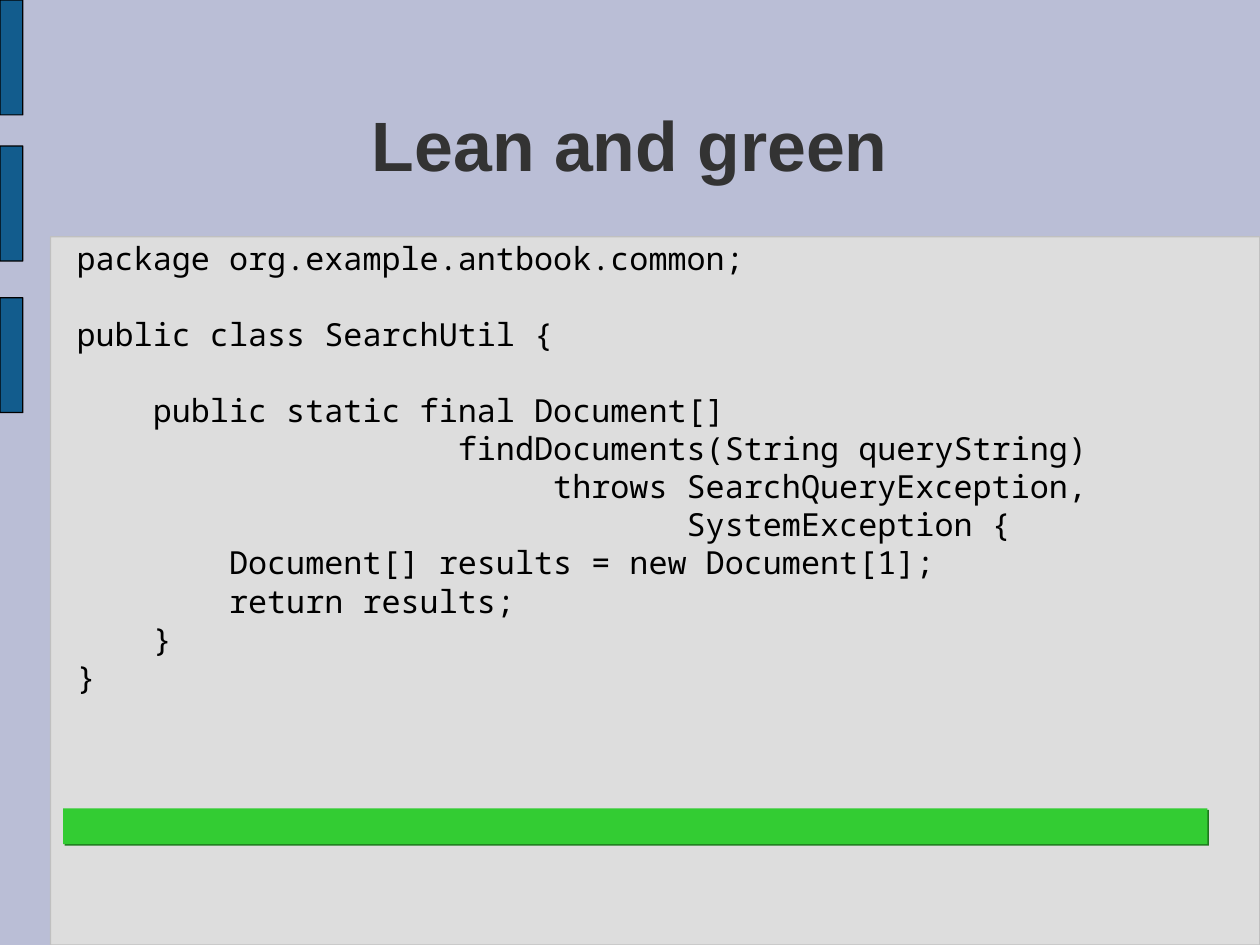
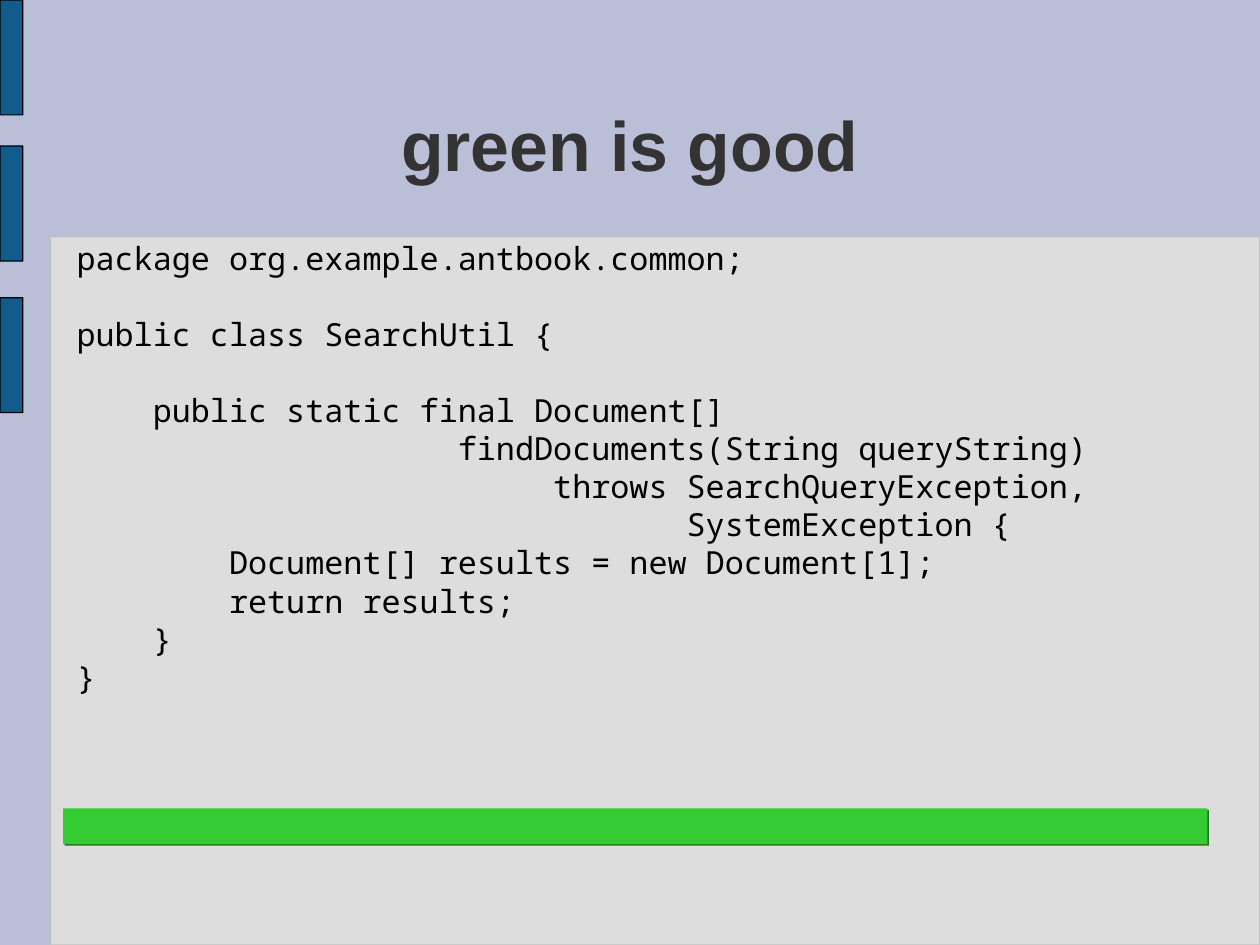
Before and after one commit to steveloughran/smartfrog, a slide deck: slide 8 of core/testharness/docs/XP_and_junit.ppt. Drawn at 1260x945 pixels with LibreOffice and Linux fonts; fonts in the diff are those of the drawing. Boxes give left, top, right and bottom in pixels: in the first picture for what was removed or moved away, otherwise in the second. Text is boxed around its words. In the diff, an @@ line names an element or a change of style, - is before the commit and + after.

```diff
--- a/core/testharness/docs/XP_and_junit.ppt
+++ b/core/testharness/docs/XP_and_junit.ppt
@@ title at <box>401,120,858,184</box>: text changed @@
-Lean and green
+green is good
```
Also in this commit, not shown: 1 other slide changed, 3 slides added, 1 slide removed, 5 other files.
